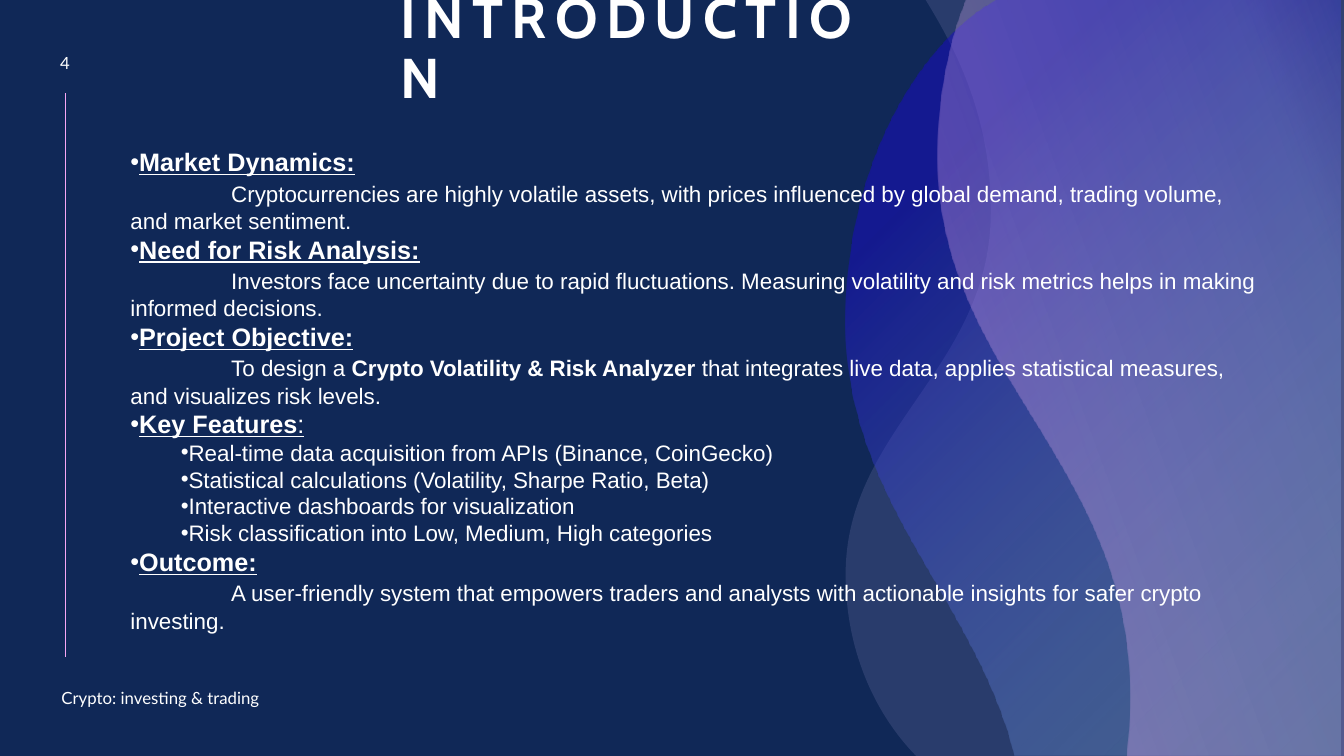
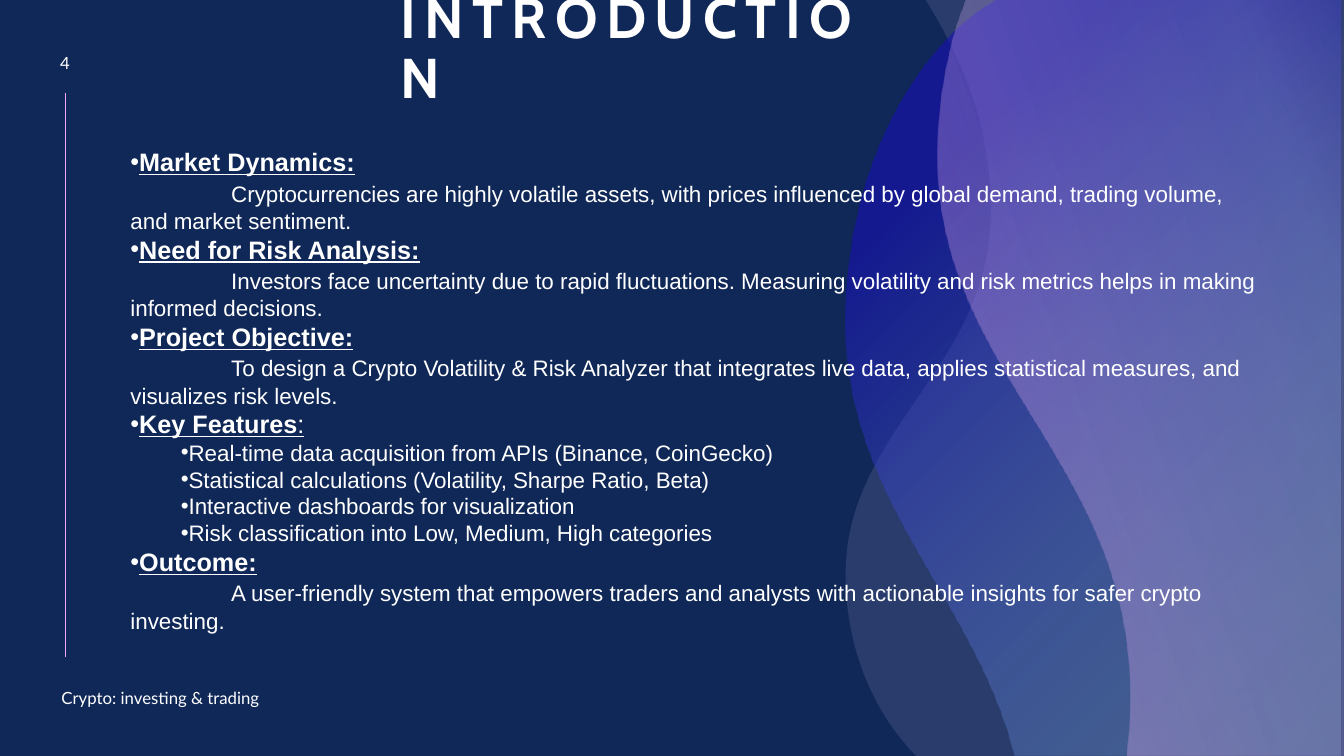
Before and after one commit to jaganmohanreddy1223/Jagan_Crypto_Volatility, a slide deck: slide 4 of CRYPTO.pptx. Drawn at 1344x756 pixels with LibreOffice and Linux fonts; fonts in the diff are those of the drawing. Boxes give left, top, right and bottom in pixels: in the first picture for what was removed or moved away, otherwise in the second. Text is boxed around its words. In the diff, an @@ line names an element or a change of style, - is before the commit and + after.

```diff
--- a/CRYPTO.pptx
+++ b/CRYPTO.pptx
@@ text at box(130, 327, 1240, 405): bold off in "Crypto Volatility & Risk Analyzer" @@
```
Also in this commit, not shown: 1 slide added.
